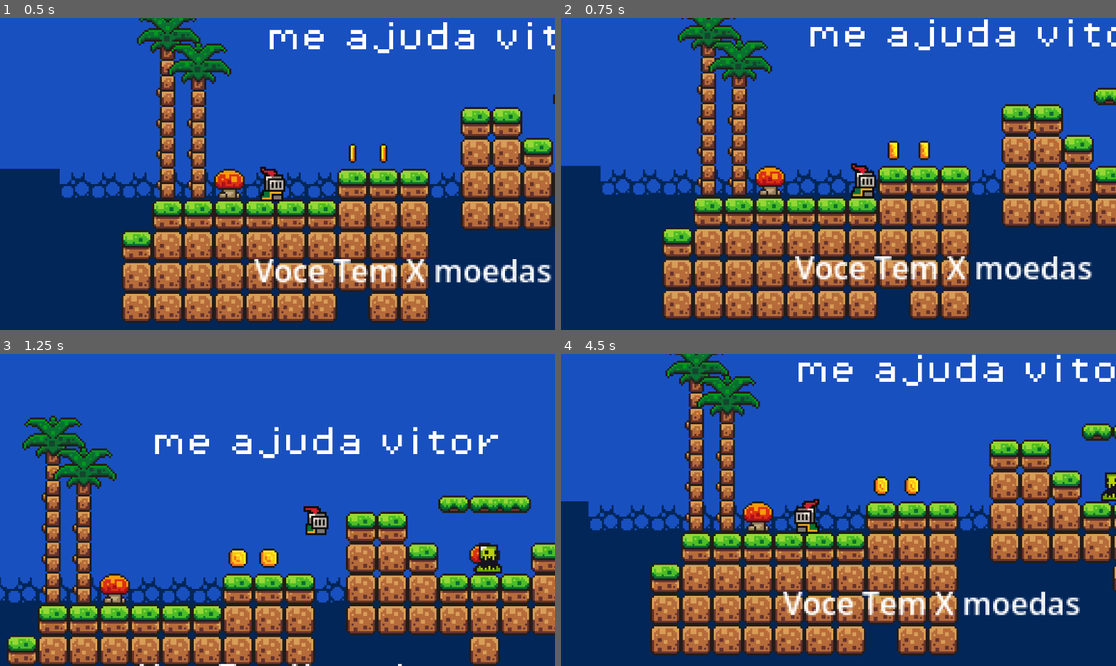
Above: before the commit, frames 1-4 (two rows, left to right).
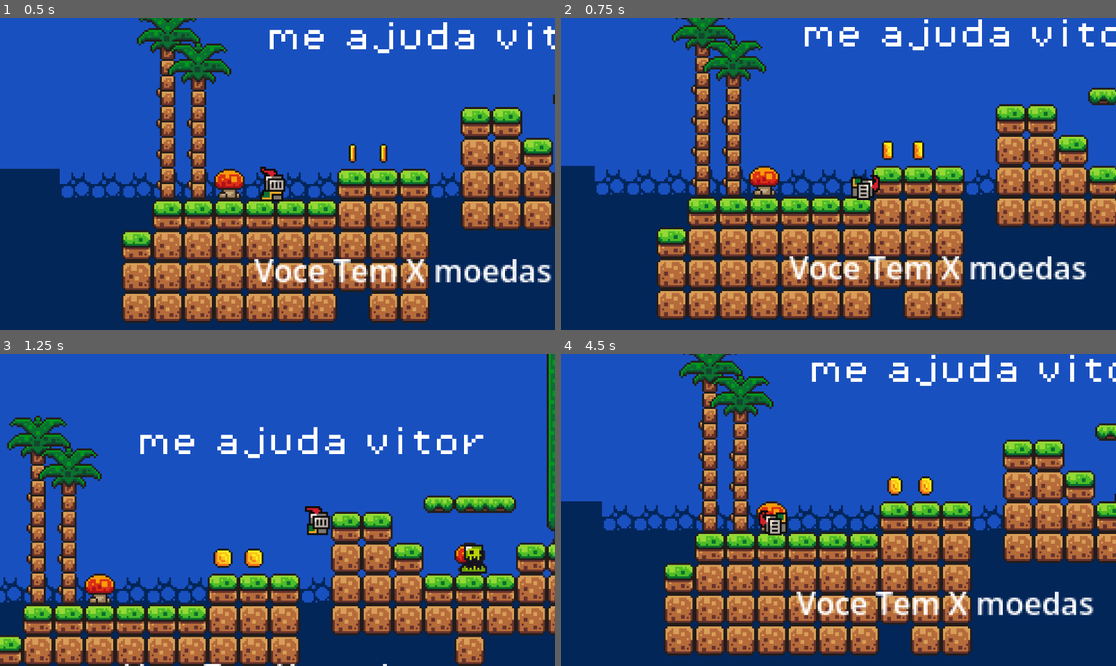
Above: after the commit, the same moments.

Repository: Marcelo-Manzo/primeiro-jogo
Game: Godot game, scene res://scenes/game.tscn
Two runs of this game, one before a commit and one after it. Both use one fixed random seed, a clock stepped at 60 frames per second and the inputs below.
Inputs:
- Up to frame 1 (0.5 s): no input
- Up to frame 2 (0.75 s): tap Enter (ui_accept) at 0.5 s; hold D (direita) from 0.53 s (still down); tap Shift (dash, bound only after the commit) at 0.6 s
- Up to frame 3 (1.25 s): keep holding D (direita); tap W (pular) at 0.77 s
- Up to frame 4 (4.5 s): tap Shift (dash, bound only after the commit) every 0.75 s from 1.35 to 4.35 s; tap W (pular) at 1.52, 3.02, 3.77 s; release D (direita) at 2.03 s; hold A (esquerda) 2.03-2.78 s; hold D (direita) 2.78-4.28 s; hold A (esquerda) from 4.28 s (still down)

Frame 1 is identical in both runs. In frame 2, 28% of the frame differs, in the area x 6-100%, y 0-97%; in frame 3, 30%; in frame 4, 33%, in the area x 4-100%, y 0-97%.
Error after the commit: Attempt to call function 'add_point' in base 'null instance' on a null instance. (res://scripts/moeda.gd:7)

Commit message:
feat: dash

Diff:
--- a/project.godot
+++ b/project.godot
@@ -40,6 +40,11 @@
 "events": [Object(InputEventKey,"resource_local_to_scene":false,"resource_name":"","device":-1,"window_id":0,"alt_press …(192 unchanged characters)…
 ]
 }
+dash={
+"deadzone": 0.2,
+"events": [Object(InputEventKey,"resource_local_to_scene":false,"resource_name":"","device":-1,"window_id":0,"alt_pressed":false,"shift_pressed":false,"ctrl_pressed":false,"meta_pressed":false,"pressed":false,"keycode":0,"physical_keycode":4194325,"key_label":0,"unicode":0,"location":0,"echo":false,"script":null)
+]
+}
 
 [physics]
 
--- a/scenes/jogador.tscn
+++ b/scenes/jogador.tscn
@@ -3,6 +3,38 @@
 [ext_resource type="Script" uid="uid://dgyjwwaalbs7n" path="res://scripts/jogador.gd" id="1_uahlj"]
 [ext_resource type="Texture2D" uid="uid://uamlijq4aqoa" path="res://assets/sprites/knight.png" id="1_vwxko"]
 
+[sub_resource type="AtlasTexture" id="AtlasTexture_lymcn"]
+atlas = ExtResource("1_vwxko")
+region = Rect2(0, 160, 32, 32)
+
+[sub_resource type="AtlasTexture" id="AtlasTexture_obj1g"]
+atlas = ExtResource("1_vwxko")
+region = Rect2(32, 160, 32, 32)
+
+[sub_resource type="AtlasTexture" id="AtlasTexture_4ouku"]
+atlas = ExtResource("1_vwxko")
+region = Rect2(64, 160, 32, 32)
+
+[sub_resource type="AtlasTexture" id="AtlasTexture_sw1o0"]
+atlas = ExtResource("1_vwxko")
+region = Rect2(96, 160, 32, 32)
+
+[sub_resource type="AtlasTexture" id="AtlasTexture_mbqsc"]
+atlas = ExtResource("1_vwxko")
+region = Rect2(128, 160, 32, 32)
+
+[sub_resource type="AtlasTexture" id="AtlasTexture_fxhjy"]
+atlas = ExtResource("1_vwxko")
+region = Rect2(160, 160, 32, 32)
+
+[sub_resource type="AtlasTexture" id="AtlasTexture_h7dxu"]
+atlas = ExtResource("1_vwxko")
+region = Rect2(192, 160, 32, 32)
+
+[sub_resource type="AtlasTexture" id="AtlasTexture_kyaju"]
+atlas = ExtResource("1_vwxko")
+region = Rect2(224, 160, 32, 32)
+
 [sub_resource type="AtlasTexture" id="AtlasTexture_uahlj"]
 atlas = ExtResource("1_vwxko")
 region = Rect2(0, 0, 32, 32)
@@ -89,6 +121,35 @@
 
 [sub_resource type="SpriteFrames" id="SpriteFrames_32758"]
 animations = [{
+"frames": [{
+"duration": 1.0,
+"texture": SubResource("AtlasTexture_lymcn")
+}, {
+"duration": 1.0,
+"texture": SubResource("AtlasTexture_obj1g")
+}, {
+"duration": 1.0,
+"texture": SubResource("AtlasTexture_4ouku")
+}, {
+"duration": 1.0,
+"texture": SubResource("AtlasTexture_sw1o0")
+}, {
+"duration": 1.0,
+"texture": SubResource("AtlasTexture_mbqsc")
+}, {
+"duration": 1.0,
+"texture": SubResource("AtlasTexture_fxhjy")
+}, {
+"duration": 1.0,
+"texture": SubResource("AtlasTexture_h7dxu")
+}, {
+"duration": 1.0,
+"texture": SubResource("AtlasTexture_kyaju")
+}],
+"loop": false,
+"name": &"dash",
+"speed": 28.0
+}, {
 "frames": [{
 "duration": 1.0,
 "texture": SubResource("AtlasTexture_uahlj")
@@ -112,7 +173,7 @@
 }],
 "loop": true,
 "name": &"jump",
-"speed": 5.0
+"speed": 10.0
 }, {
 "frames": [{
 "duration": 1.0,
@@ -179,9 +240,18 @@
 [node name="AnimatedSprite2D" type="AnimatedSprite2D" parent="." unique_id=653951451]
 position = Vector2(1, -13)
 sprite_frames = SubResource("SpriteFrames_32758")
-animation = &"jump"
+animation = &"dash"
 autoplay = "idle"
 
 [node name="CollisionShape2D" type="CollisionShape2D" parent="." unique_id=36868959]
 position = Vector2(1, -7)
 shape = SubResource("CircleShape2D_lj65x")
+
+[node name="DashTimer" type="Timer" parent="." unique_id=1531811166]
+wait_time = 0.25
+
+[node name="DashCooldownTimer" type="Timer" parent="." unique_id=915256500]
+wait_time = 0.5
+
+[connection signal="timeout" from="DashTimer" to="." method="_on_dash_timer_timeout"]
+[connection signal="timeout" from="DashCooldownTimer" to="." method="_on_dash_cooldown_timer_timeout"]
--- a/scripts/jogador.gd
+++ b/scripts/jogador.gd
@@ -3,7 +3,13 @@
 const SPEED = 130.0
 const JUMP_VELOCITY = -300.0
 
+const DASH_SPEED = 300
+var is_dashing = false
+var can_dash = true
+
 @onready var animated_sprite: AnimatedSprite2D = $AnimatedSprite2D
+@onready var dash_timer: Timer = $DashTimer
+@onready var dash_cooldown_timer: Timer = $DashCooldownTimer
 
 func _physics_process(delta: float) -> void:
 	# Add the gravity.
@@ -26,17 +32,37 @@
 		animated_sprite.flip_h = true
 
 	# Animações
-	if not is_on_floor():
+	if is_dashing:
+		animated_sprite.play("dash")
+	elif not is_on_floor():
 		animated_sprite.play("jump")
 	elif direction == 0:
 		animated_sprite.play("idle")
 	else:
 		animated_sprite.play("run")
 
+	# Movimento
+
+	if Input.is_action_just_pressed("dash") and can_dash and is_on_floor():
+		is_dashing = true
+		can_dash = false
+		dash_timer.start()
+		dash_cooldown_timer.start()
 
 	if direction:
-		velocity.x = direction * SPEED
+		if is_dashing:
+			velocity.x = direction * DASH_SPEED
+		else:
+			velocity.x = direction * SPEED
 	else:
 		velocity.x = move_toward(velocity.x, 0, SPEED)
 
 	move_and_slide()
+
+
+func _on_dash_timer_timeout() -> void:
+	is_dashing = false
+
+
+func _on_dash_cooldown_timer_timeout() -> void:
+	can_dash = true
